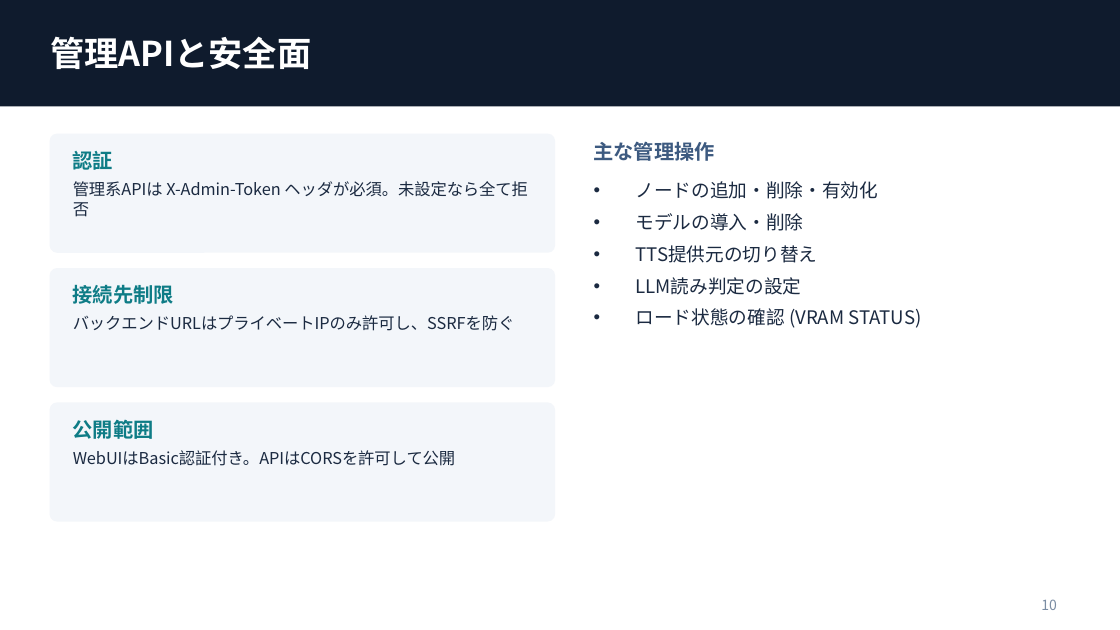
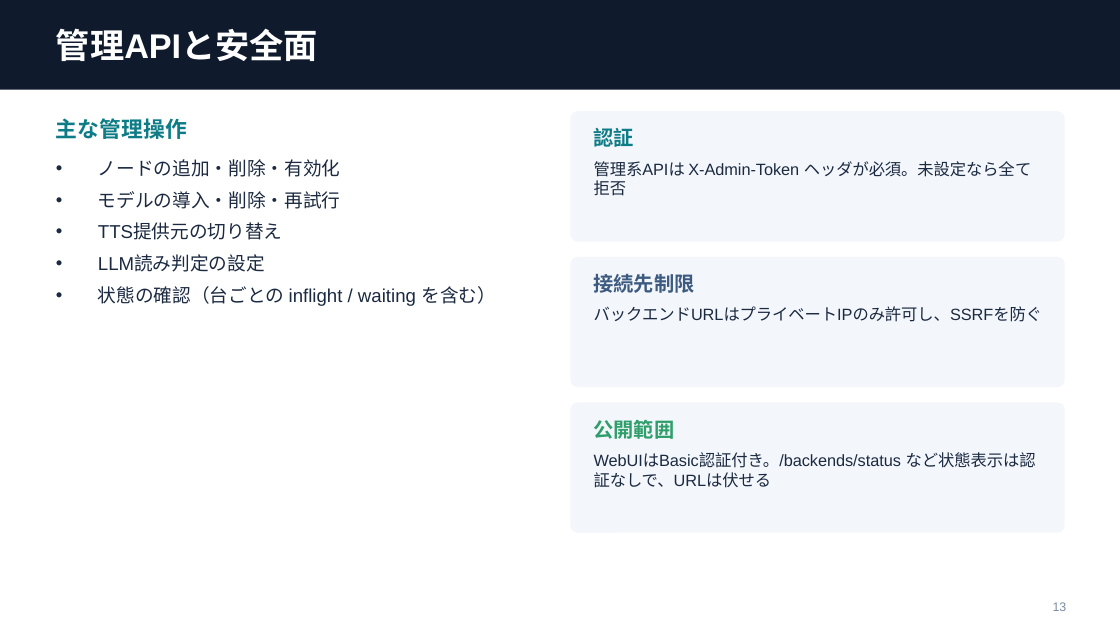
Before and after one commit to hit1023/hit-aivis-router, a slide deck: slide 13 of docs/aivis-router-architecture.pptx (slide 10 before the commit). Drawn at 1120x630 pixels with LibreOffice and Linux fonts; fonts in the diff are those of the drawing. Boxes give left, top, right and bottom in pixels: in the first picture for what was removed or moved away, otherwise in the second. Text is boxed around its words. In the diff, an @@ line names an element or a change of style, - is before the commit and + after.

```diff
--- a/docs/aivis-router-architecture.pptx
+++ b/docs/aivis-router-architecture.pptx
@@ rectangle resized from (x1=0, y1=0, x2=1120, y2=106) to (x1=0, y1=0, x2=1120, y2=90) @@
@@ text "主な管理操作" moved from (x1=594, y1=141, x2=715, y2=161) to (x1=56, y1=118, x2=187, y2=139) @@
@@ text "主な管理操作" at (x1=56, y1=118, x2=187, y2=139): size 13 to 14 pt, font Noto Sans CJK JP to Arial, text colour #3D5A80 to #0E7C86 @@
@@ rounded rectangle resized from (x1=50, y1=134, x2=554, y2=252) to (x1=571, y1=112, x2=1064, y2=241) @@
@@ text "認証" moved from (x1=73, y1=151, x2=113, y2=170) to (x1=594, y1=128, x2=634, y2=147) @@
@@ text "ノードの追加・削除・有効化" moved from (x1=636, y1=181, x2=921, y2=328) to (x1=98, y1=159, x2=496, y2=306) @@
@@ text at (x1=98, y1=159, x2=340, y2=272): font Noto Sans CJK JP to Arial in "ノードの追加・削除・有効化", "TTS提供元の切り替え", "LLM読み判定の設定" @@
@@ text "管理系APIは X-Admin-Token ヘッダが必須。未設定なら全て拒否" moved from (x1=73, y1=181, x2=528, y2=217) to (x1=594, y1=161, x2=1031, y2=196) @@
@@ text at (x1=98, y1=191, x2=340, y2=209): text changed; font Noto Sans CJK JP to Arial @@
-• モデルの導入・削除
+• モデルの導入・削除・再試行
@@ rounded rectangle resized from (x1=50, y1=269, x2=554, y2=386) to (x1=571, y1=258, x2=1064, y2=386) @@
@@ text "接続先制限" moved from (x1=73, y1=285, x2=174, y2=304) to (x1=594, y1=274, x2=695, y2=293) @@
@@ text "接続先制限" at (x1=594, y1=274, x2=695, y2=293): font Noto Sans CJK JP to Arial, text colour #0E7C86 to #3D5A80 @@
@@ text at (x1=98, y1=286, x2=496, y2=306): text changed; font Noto Sans CJK JP to Arial @@
-• ロード状態の確認 (VRAM STATUS)
+• 状態の確認（台ごとの inflight / waiting を含む）
@@ font Noto Sans CJK JP to Arial in 4 elements at (x1=56, y1=28, x2=318, y2=61), (x1=594, y1=128, x2=634, y2=147), (x1=594, y1=161, x2=1031, y2=196), (x1=594, y1=306, x2=1042, y2=322) @@
@@ text "バックエンドURLはプライベートIPのみ許可し、SSRFを防ぐ" moved from (x1=73, y1=315, x2=515, y2=331) to (x1=594, y1=306, x2=1042, y2=322) @@
@@ proportions changed in 3 elements at (x1=571, y1=112, x2=1064, y2=241), (x1=571, y1=258, x2=1064, y2=386), (x1=571, y1=403, x2=1064, y2=532) @@
@@ rounded rectangle resized from (x1=50, y1=403, x2=554, y2=521) to (x1=571, y1=403, x2=1064, y2=532) @@
@@ text "公開範囲" moved from (x1=73, y1=420, x2=154, y2=439) to (x1=594, y1=420, x2=675, y2=439) @@
@@ text "公開範囲" at (x1=594, y1=420, x2=675, y2=439): font Noto Sans CJK JP to Arial, text colour #0E7C86 to #2E9E6B @@
@@ text removed at (x1=73, y1=450, x2=455, y2=466) @@
-WebUIはBasic認証付き。APIはCORSを許可して公開
@@ text added at (x1=594, y1=452, x2=1036, y2=488), 10.5 pt, text #1B2A41 @@
+WebUIはBasic認証付き。/backends/status など状態表示は認証なしで、URLは伏せる
@@ page number removed at (x1=1041, y1=599, x2=1057, y2=610) @@
-10
@@ page number added at (x1=1053, y1=602, x2=1067, y2=611), 8 pt, text #7A8CA3 @@
+13
```
Also in this commit, not shown: 10 other slides changed, 5 slides added, 1 slide removed, 1 other file.
